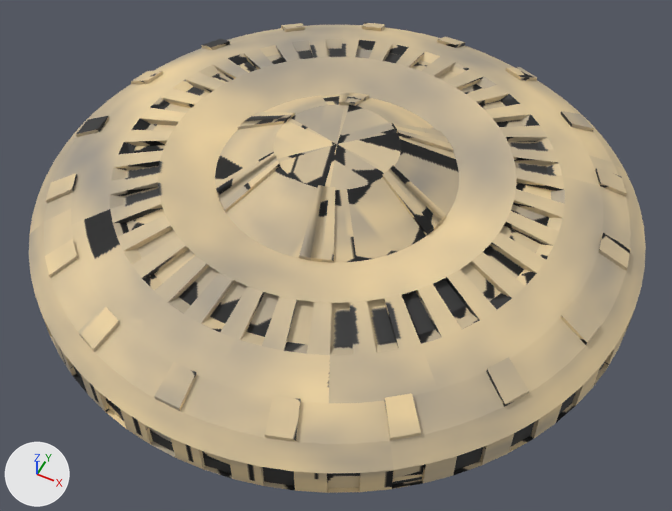
The OBJ model android/assets/models/planes/ufo/ufo.obj, before and after one commit.
Before and after are seen from a camera (50 mm lens) standing at (0.288, -0.579, 0.66) and looking at (0.016, -0.034, -0.021). The axes (+X, +Y, +Z) are drawn at lower left. The lights are the same throughout. Where no turn or scale is listed for an object, it has been applied to the vertices. Vertices at the same position are counted once.
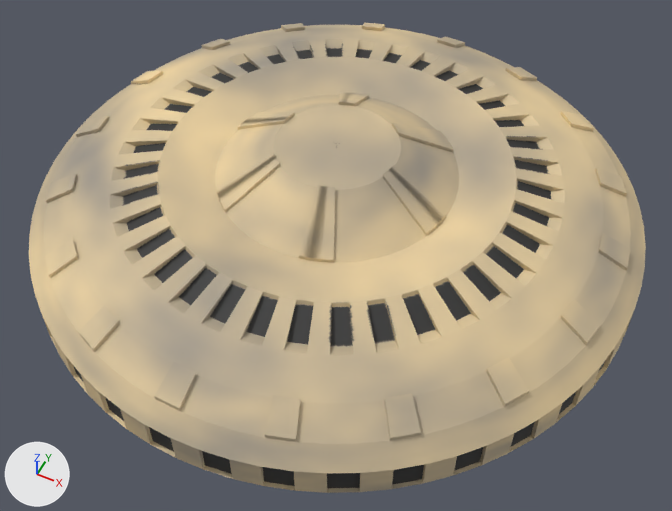
Location of each change, (x1, y1, x2, y2) in pixels of the pictures (672 x 511 px; the box of a moved part takes in the faces that stretch with it):
'Sphere', reshaped, surface changed: (29, 22, 646, 493) in both
part 1 of me_sphere, moved or reshaped: (111, 43, 564, 349) in both
part 2 of me_sphere, surface changed: (29, 22, 646, 493) in both

The change, as a list of edits to the scene's bpy script:
```text
Change me_sphere:
    where me_sphere.from_pydata(...)  # 1492 vertices, 1573 faces; spans x -0.294..0.294, y -0.294..0.294, z -0.066..0.092
    used by ob_sphere; location = (0.0, 0.0, 0.0)
    me_sphere part 1: all 72 vertices in x -0.155..0.155, y -0.155..0.155, z 0.062 are scaled about their middle by (1.09, 1.09, 1.02)
    me_sphere part 2: texture (UV) coordinates of 1217 of 1573 faces, centred in x -0.292..0.294, y -0.294..0.294, z -0.057..0.091, changed; they spanned u 0.01..1.0, v 0.0..1.0 and now span u 0.01..1.0, v 0.0..1.0
```
